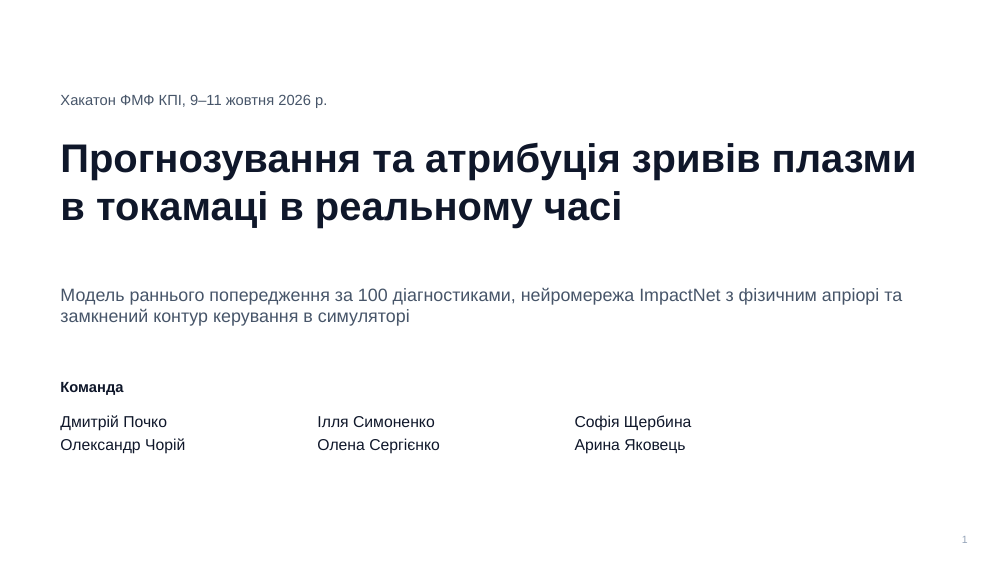
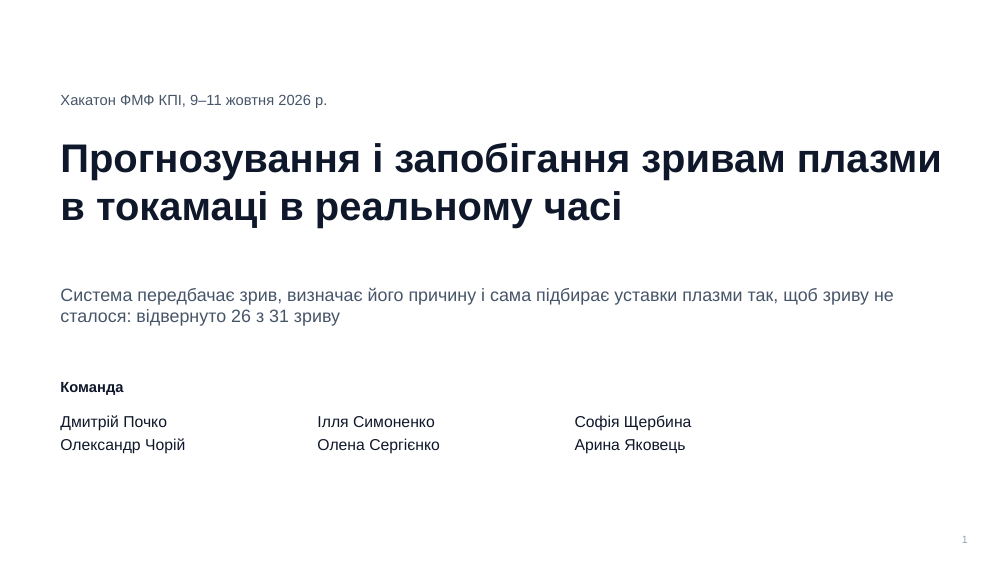
Before and after one commit to llllenah/plasma-disruption-prediction, a slide deck: slide 1 of docs/presentation.pptx. Drawn at 1008x567 pixels with LibreOffice and Linux fonts; fonts in the diff are those of the drawing. Boxes give left, top, right and bottom in pixels: in the first picture for what was removed or moved away, otherwise in the second. Text is boxed around its words. In the diff, an @@ line names an element or a change of style, - is before the commit and + after.

```diff
--- a/docs/presentation.pptx
+++ b/docs/presentation.pptx
@@ text at (60,142,942,228): text changed @@
-Прогнозування та атрибуція зривів плазми в токамаці в реальному часі
+Прогнозування і запобігання зривам плазми в токамаці в реальному часі
@@ text at (60,288,894,326): text changed @@
-Модель раннього попередження за 100 діагностиками, нейромережа ImpactNet з фізичним апріорі та замкнений контур керування в симуляторі
+Система передбачає зрив, визначає його причину і сама підбирає уставки плазми так, щоб зриву не сталося: відвернуто 26 з 31 зриву
```
Also in this commit, not shown: 2 other slides changed, 1 other file.
